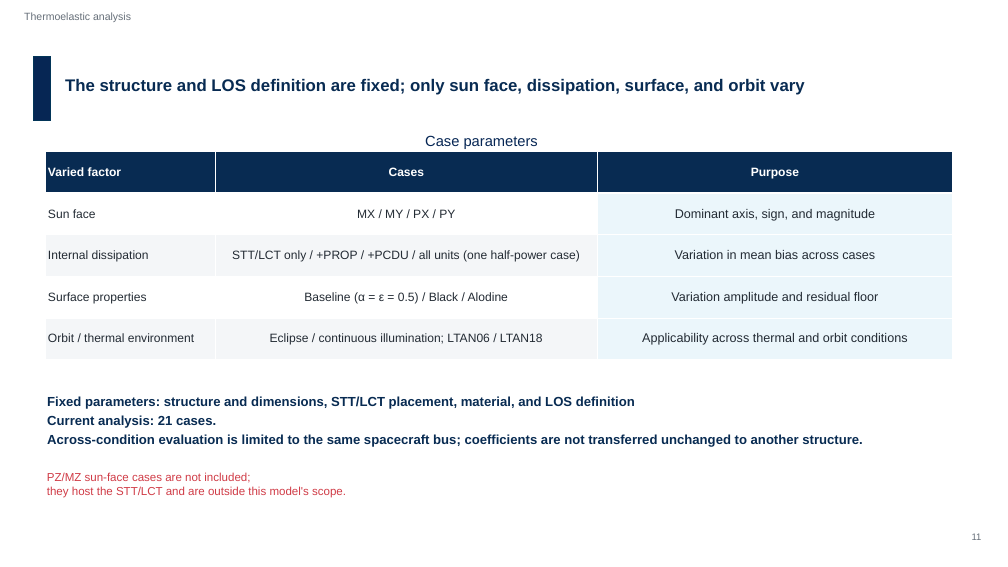
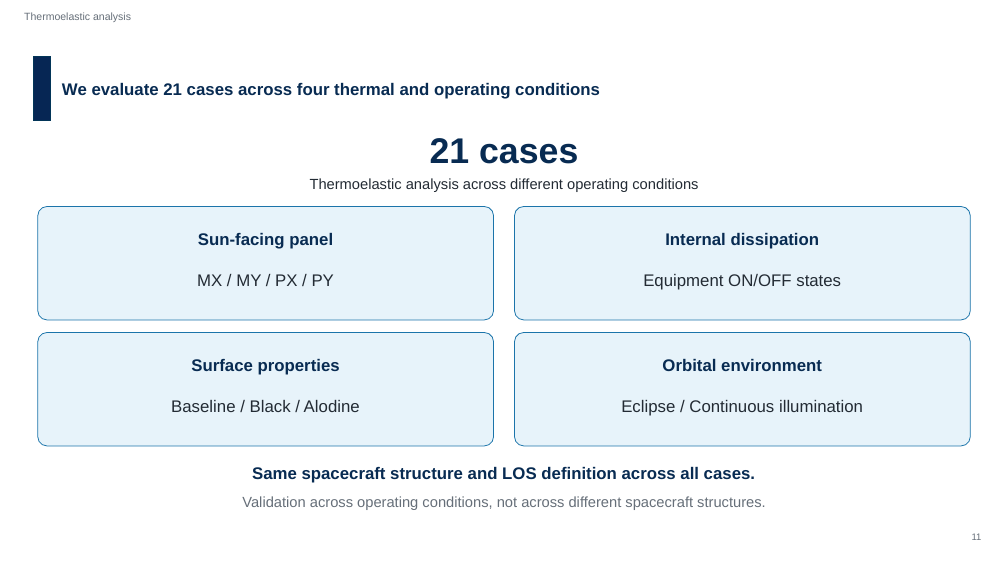
Before and after one commit to Hideki-1029/thermal-deformation-optcomm, a slide deck: slide 12 of papers/ICSO/slides/en_ICSO2026_slides_takamoto.pptx. Drawn at 1008x567 pixels with LibreOffice and Linux fonts; fonts in the diff are those of the drawing; background and template pictures are left out. Boxes give left, top, right and bottom in pixels: in the first picture for what was removed or moved away, otherwise in the second. Text is boxed around its words. In the diff, an @@ line names an element or a change of style, - is before the commit and + after.

```diff
--- a/papers/ICSO/slides/en_ICSO2026_slides_takamoto.pptx
+++ b/papers/ICSO/slides/en_ICSO2026_slides_takamoto.pptx
@@ text at (62,82,600,99): text changed @@
-The structure and LOS definition are fixed; only sun face, dissipation, surface, and orbit vary
+We evaluate 21 cases across four thermal and operating conditions
@@ text removed at (425,135,538,149) @@
-Case parameters
@@ text added at (430,138,578,164), 68 pt, text #082B52, bold @@
+21 cases
@@ table removed at (45,152,953,360), 5 rows, 3 columns @@
-Varied factor | Cases | Purpose
-Sun face | MX / MY / PX / PY | Dominant axis, sign, and magnitude
-Internal dissipation | STT/LCT only / +PROP / +PCDU / all units (one half-power case) | Variation in mean bias across cases
-Surface properties | Baseline (α = ε = 0.5) / Black / Alodine | Variation amplitude and residual floor
-Orbit / thermal environment | Eclipse / continuous illumination; LTAN06 / LTAN18 | Applicability across thermal and orbit conditions
@@ text added at (310,178,698,192), 28 pt, text #232B34 @@
+Thermoelastic analysis across different operating conditions
@@ rounded rectangle added at (38,206,494,320), fill #E7F3FA, outline #1B74AA 1.5 pt @@
@@ rounded rectangle added at (515,206,971,320), fill #E7F3FA, outline #1B74AA 1.5 pt @@
@@ text added at (198,233,333,249), 32 pt, text #082B52, bold @@
+Sun-facing panel
@@ text added at (665,233,820,249), 32 pt, text #082B52, bold @@
+Internal dissipation
@@ text added at (197,274,334,286), 32 pt, text #232B34 @@
+MX / MY / PX / PY
@@ text added at (643,274,841,290), 32 pt, text #232B34 @@
+Equipment ON/OFF states
@@ rounded rectangle added at (38,333,494,446), fill #E7F3FA, outline #1B74AA 1.5 pt @@
@@ text added at (191,359,340,375), 32 pt, text #082B52, bold @@
+Surface properties
@@ rounded rectangle added at (515,333,971,446), fill #E7F3FA, outline #1B74AA 1.5 pt @@
@@ text added at (662,359,822,371), 32 pt, text #082B52, bold @@
+Orbital environment
@@ text removed at (47,396,862,447) @@
-Fixed parameters: structure and dimensions, STT/LCT placement, material, and LOS definition
-Current analysis: 21 cases.
-Across-condition evaluation is limited to the same spacecraft bus; coefficients are not transferred unchanged to another structure.
@@ text added at (171,400,360,412), 32 pt, text #232B34 @@
+Baseline / Black / Alodine
@@ text added at (621,400,863,416), 32 pt, text #232B34 @@
+Eclipse / Continuous illumination
@@ text removed at (47,472,346,498) @@
-PZ/MZ sun-face cases are not included;
-they host the STT/LCT and are outside this model's scope.
@@ text added at (252,466,755,483), 32 pt, text #082B52, bold @@
+Same spacecraft structure and LOS definition across all cases.
@@ text added at (242,496,766,510), 28 pt, text #666F79 @@
+Validation across operating conditions, not across different spacecraft structures.
```
Also in this commit, not shown: 1 other slide changed, 1 other file.
